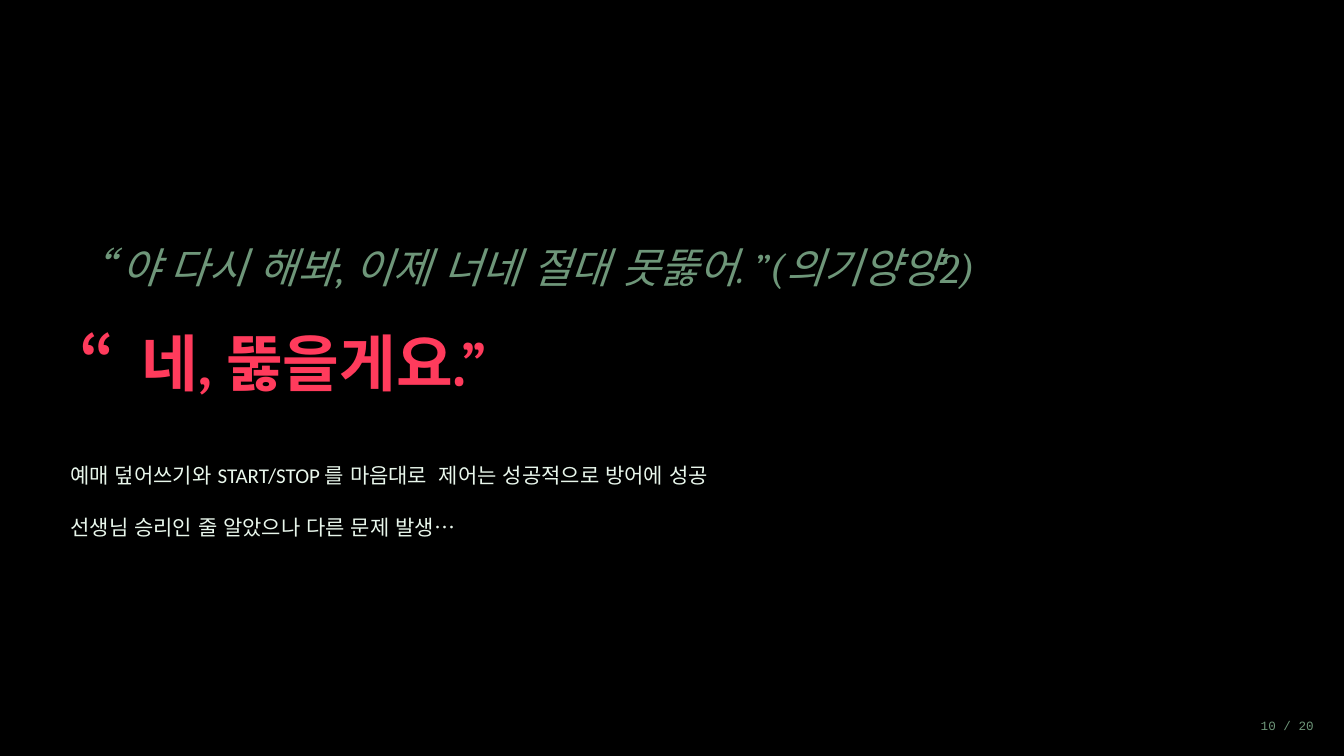
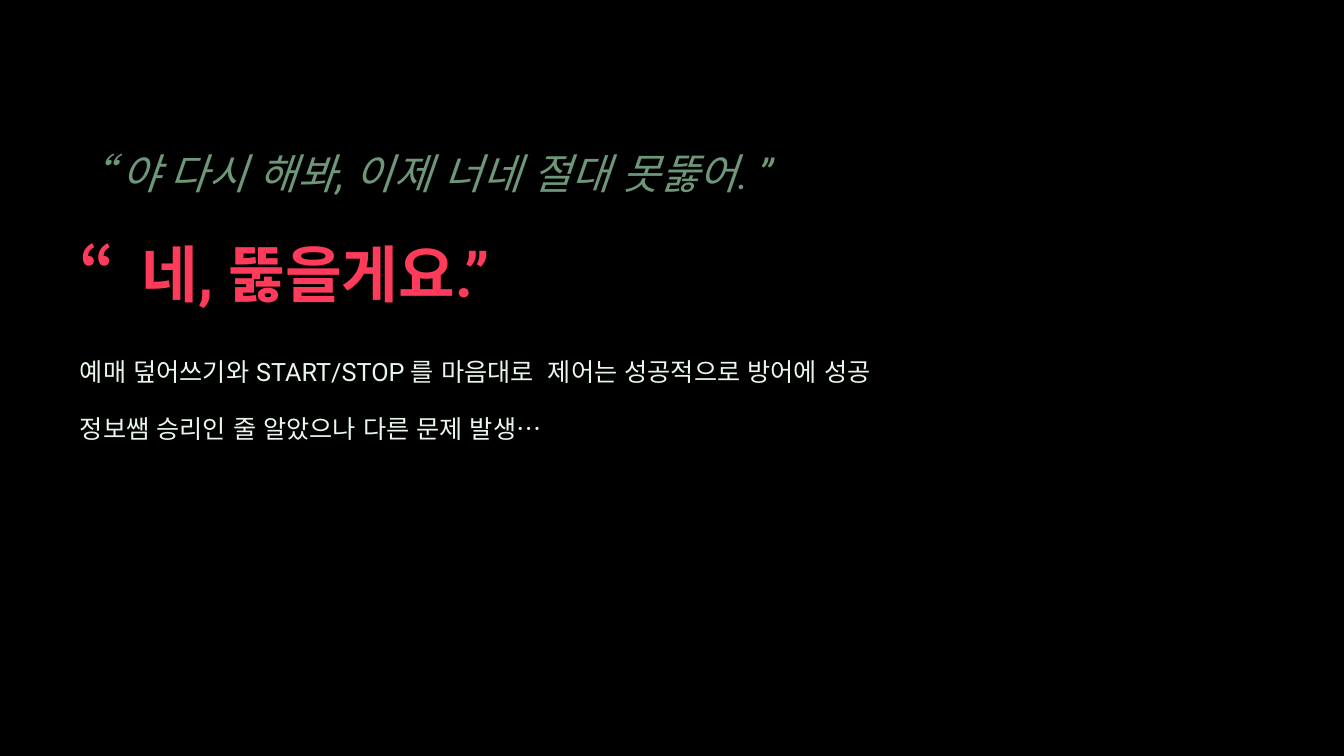
Before and after one commit to shk-cell/Macro_Classroom, a slide deck: slide 15 of AI기반 바이브코딩 시대의 교사역할과 교수학습설계.pptx. Drawn at 1344x756 pixels with LibreOffice and Linux fonts; fonts in the diff are those of the drawing. Boxes give left, top, right and bottom in pixels: in the first picture for what was removed or moved away, otherwise in the second. Text is boxed around its words. In the diff, an @@ line names an element or a change of style, - is before the commit and + after.

```diff
--- a/AI기반 바이브코딩 시대의 교사역할과 교수학습설계.pptx
+++ b/AI기반 바이브코딩 시대의 교사역할과 교수학습설계.pptx
@@ text at [122, 154, 738, 195]: text changed; font Cambria to Roboto @@
-“ 야 다시 해봐, 이제 너네 절대 못뚫어. ”(의기양양2)
+“ 야 다시 해봐, 이제 너네 절대 못뚫어. ”
@@ text "“네, 뚫을게요.”": place and size @@
-text "“네, 뚫을게요.”" at [142, 334, 487, 395]
+text "“네, 뚫을게요.”" at [142, 245, 490, 308]
@@ text "“네, 뚫을게요.”" at [142, 245, 490, 308]: font Cambria to Roboto @@
@@ text "예매 덮어쓰기와 START/STOP 를 마음대로 ...": place and size @@
-text "예매 덮어쓰기와 START/STOP 를 마음대로 ..." at [71, 465, 708, 485]
+text "예매 덮어쓰기와 START/STOP 를 마음대로 ..." at [80, 360, 870, 383]
@@ text "예매 덮어쓰기와 START/STOP 를 마음대로 ..." at [80, 360, 870, 383]: size 15 to 18 pt, font Calibri to Roboto @@
@@ text at [80, 417, 542, 440]: text changed; size 15 to 18 pt; font Calibri to Roboto @@
-선생님 승리인 줄 알았으나 다른 문제 발생…
+정보쌤 승리인 줄 알았으나 다른 문제 발생…
@@ text removed at [1261, 721, 1314, 730] @@
-10 / 20
```
Also in this commit, not shown: 29 other slides changed, 2 slides added, 2 slides removed.
